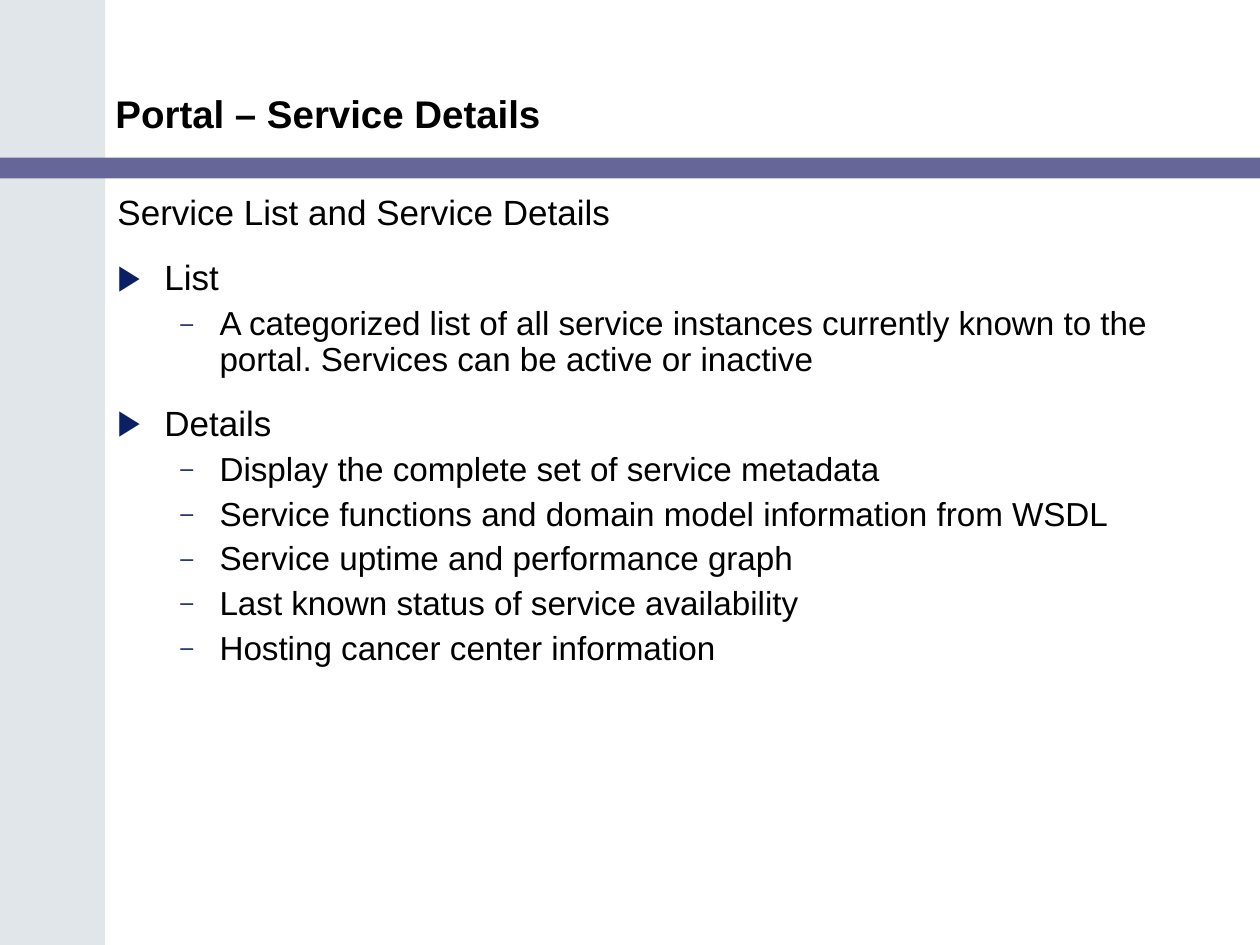
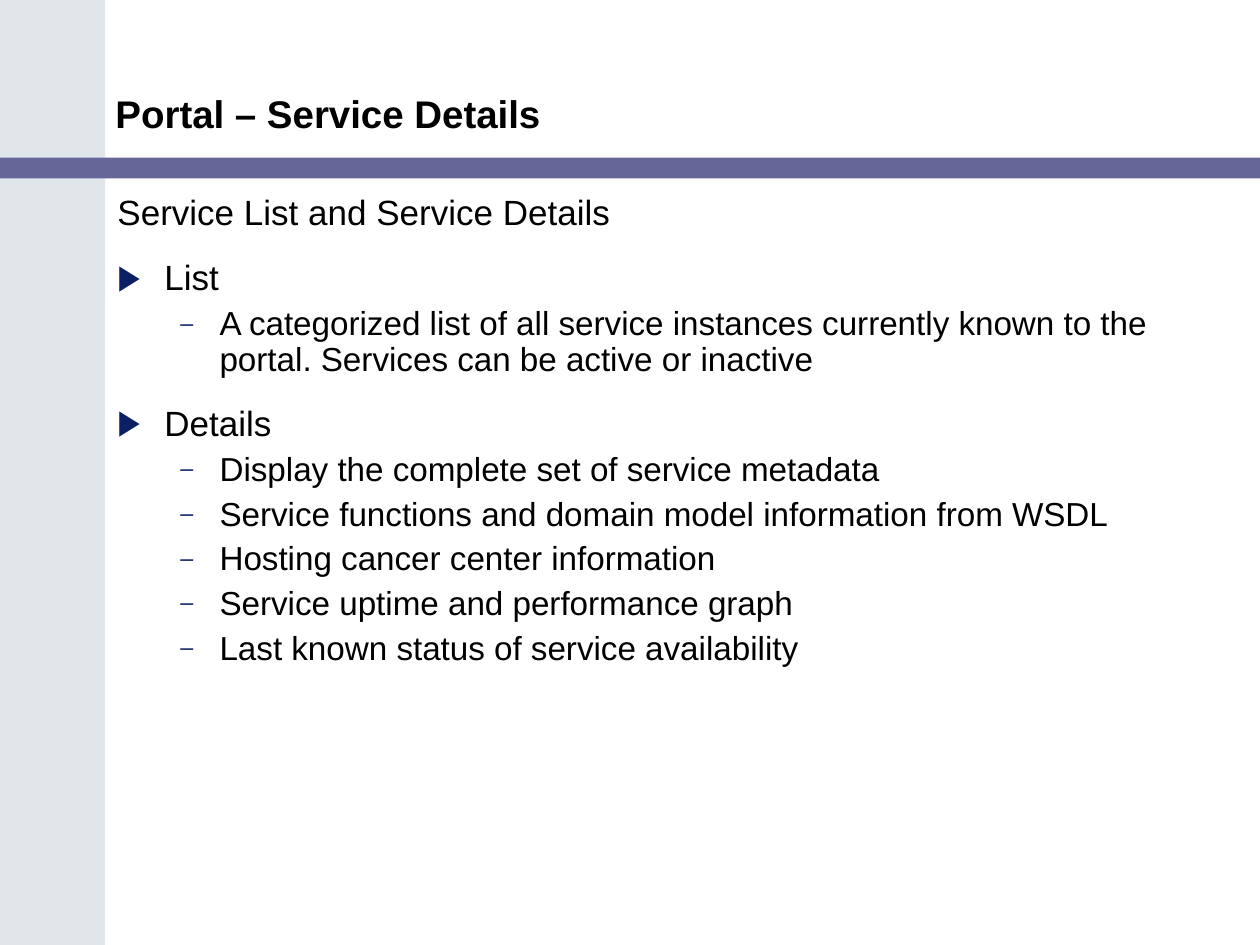
Before and after one commit to NCIP/cagrid-portal, a slide deck: slide 9 of cagrid-1-0/Documentation/presentations/200607_VCDE_ARCH/Portal_Arch_VCDE_2006_07.ppt (slide 8 before the commit). Drawn at 1260x945 pixels with LibreOffice and Linux fonts; fonts in the diff are those of the drawing; background and template pictures are left out. Boxes give left, top, right and bottom in pixels: in the first picture for what was removed or moved away, otherwise in the second. Text is boxed around its words. In the diff, an @@ line names an element or a change of style, - is before the commit and + after.

```diff
--- a/cagrid-1-0/Documentation/presentations/200607_VCDE_ARCH/Portal_Arch_VCDE_2006_07.ppt
+++ b/cagrid-1-0/Documentation/presentations/200607_VCDE_ARCH/Portal_Arch_VCDE_2006_07.ppt
@@ text at (220, 546, 715, 577): paragraph added @@
+  – Hosting cancer center information
@@ text at (220, 636, 715, 666): paragraph removed @@
-  – Hosting cancer center information
```
Also in this commit, not shown: 6 other slides changed, 2 slides added.
